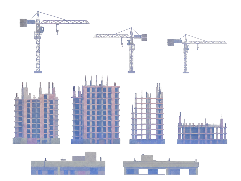
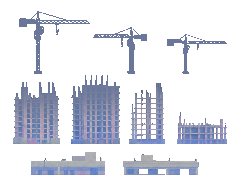
Revision of a layered 241×181 image; what changed, layer by layer:
renamed "레이어 1" to "레이어 52", painted on it over box(12, 11, 228, 175)